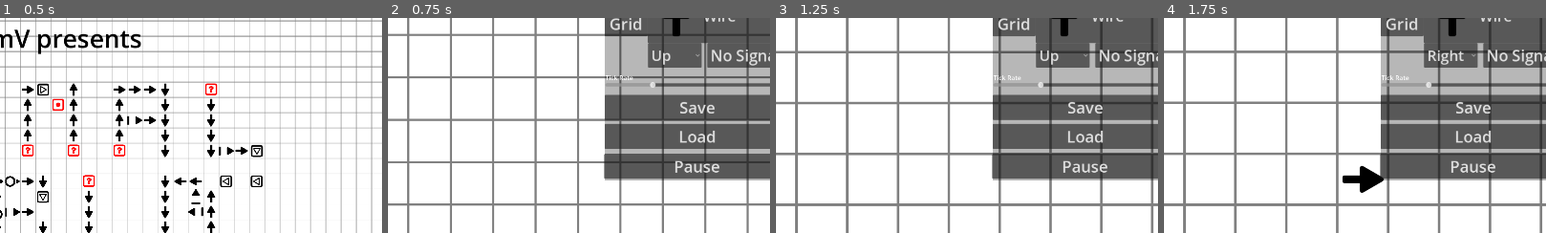
Above: before the commit, frames 1-4 (left to right).
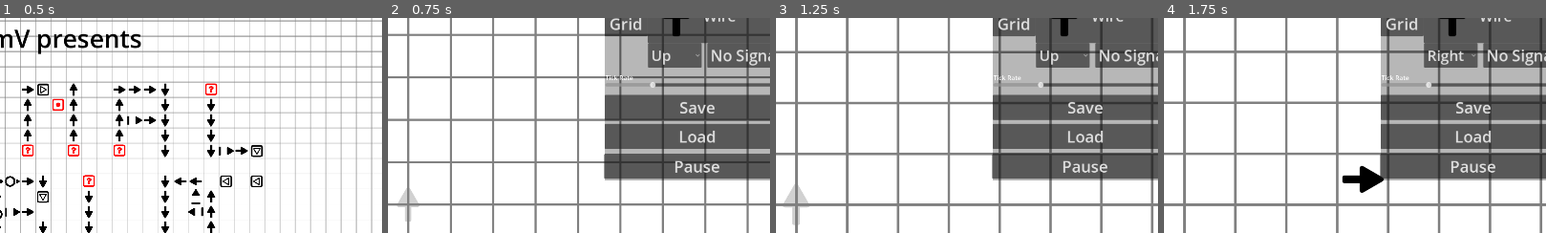
Above: after the commit, the same moments.

Repository: QuantumV2/SignalWorld
Game: Godot game, scene res://Scenes/TitleScreen.tscn
Two runs of this game, one before a commit and one after it. Both use one fixed random seed, a clock stepped at 60 frames per second and the inputs below.
Inputs (mouse positions are % of the whole screen's width and height, from its top left):
- Up to frame 1 (0.5 s): no input
- Up to frame 2 (0.75 s): click "START" at 0.5 s
- Up to frame 3 (1.25 s): no input
- Up to frame 4 (1.75 s): tap Enter (enter) at 1.25 s; move the mouse to (72, 45) at 1.27 s; hold D (right) from 1.28 s (still down); hold Enter (enter) from 1.28 s (still down); click (72, 45) at 1.42 s
The pictures show only the part of the screen within x 47-97%, y 7-57%; the shares and areas given below are measured in that part.

Frame 1 is identical in both runs. In frame 2, 0.3% of the frame differs, in the area x 2-9%, y 79-95%; in frame 3, 0.4%, in the area x 2-9%, y 77-97%; in frame 4, less than 0.1%.

Commit message:
no longer hold an entire empty cell object in memory and instead use nulls (which causes a huge performance boost)
also preview cell

Diff:
--- a/Scenes/game.tscn
+++ b/Scenes/game.tscn
@@ -9,6 +9,10 @@
 [ext_resource type="Texture2D" uid="uid://dnxyf2sdaijof" path="res://Images/tileset.svg" id="6_4k7gr"]
 [ext_resource type="Texture2D" uid="uid://b5sg0v8mg8dnk" path="res://Images/colors.png" id="6_58r07"]
 
+[sub_resource type="AtlasTexture" id="AtlasTexture_tltqf"]
+atlas = ExtResource("6_4k7gr")
+region = Rect2(0, 0, 128, 128)
+
 [sub_resource type="AtlasTexture" id="AtlasTexture_8bnvh"]
 atlas = ExtResource("6_4k7gr")
 region = Rect2(0, 0, 128, 128)
@@ -59,6 +63,11 @@
 
 [node name="Game" type="Node2D"]
 position = Vector2(1, 0)
+
+[node name="PreviewCell" type="Sprite2D" parent="."]
+unique_name_in_owner = true
+modulate = Color(1, 1, 1, 0.180392)
+texture = SubResource("AtlasTexture_tltqf")
 
 [node name="TileMaps" type="Node2D" parent="."]
 unique_name_in_owner = true
--- a/Scripts/GameHandler.gd
+++ b/Scripts/GameHandler.gd
@@ -34,6 +34,25 @@
 			%CellMap.set_cell(Vector2i(x,y)+rct.position)
 			%ColorMap.set_cell(Vector2i(x,y)+rct.position)
 
+func display_cell_preview(event: InputEvent = null):
+	if event:
+		var camera_zoom = %Camera2D.zoom
+		var origin_pos = %CamOrigin.position
+		var event_pos = event.position / camera_zoom + origin_pos - get_viewport().get_visible_rect().size / (2 * camera_zoom)
+
+		var cell_size = Vector2(128, 128)
+		var half_cell = cell_size / 2
+
+		%PreviewCell.position = (event_pos / cell_size).floor() * cell_size + half_cell
+
+	var selected_texture = %CellOptions.get_item_icon(%CellOptions.selected)
+	if %PreviewCell.texture != selected_texture:
+		%PreviewCell.texture = selected_texture
+
+	var selected_rotation = Global.RotToDeg[%RotationOptions.selected]
+	if %PreviewCell.rotation_degrees != selected_rotation:
+		%PreviewCell.rotation_degrees = selected_rotation
+
 func change_tick_rate(value: float):
 	Global.tick_speed = value*60
 
@@ -55,13 +74,15 @@
 			var is_powered: int = Global.PowerTypes[color_tile_atlas_coords]
 
 			var cell_type = Global.CellTypes[tile_data.get_custom_data("CellTypes")] if tile_atlas_coords != Vector2i(-1, -1) else -1
-
-			result[x][y] = {
-				"type": cell_type,
-				"powered": is_powered,
-				"rotation": Global.get_tile_data_rotation(tile_alt),
-				"position": current_pos,
-			}
+			if cell_type >= 0:
+				result[x][y] = {
+					"type": cell_type,
+					"powered": is_powered,
+					"rotation": Global.get_tile_data_rotation(tile_alt),
+					"position": current_pos,
+				}
+			else:
+				result[x][y] = null
 
 	return Global.array_to_dict_recursive(result)
 
@@ -105,14 +126,14 @@
 func is_valid_cell(x, y, grid):
 	if x < 0 or x >= grid.size() or y < 0 or y >= grid[0].size():
 		return false
-	if grid[x][y]['type'] == -1:
+	if grid[x][y] == null or grid[x][y]['type'] == -1:
 		return false
 	# Check for active blockers
 	var dirs = [Vector2i.UP, Vector2i.RIGHT, Vector2i.DOWN, Vector2i.LEFT]
 	for dir in dirs:
 		var bx = x + dir.x
 		var by = y + dir.y
-		if is_cell_in_grid(bx, by, grid) and grid[bx][by]['type'] == Global.CellTypes.Blocker:
+		if is_cell_in_grid(bx, by, grid) and grid[bx][by] != null and grid[bx][by]['type'] == Global.CellTypes.Blocker:
 			var blocker_dir = dirs[grid[bx][by]['rotation'] / 90]
 			if blocker_dir == -dir and grid[bx][by]['powered']:
 				return false
@@ -128,7 +149,7 @@
 		var nx = x + dir.x
 		var ny = y + dir.y
 
-		if is_valid_cell(nx, ny, curr_grid) and next_grid[nx][ny]['type'] != 8:
+		if is_valid_cell(nx, ny, curr_grid):
 			set_grid_cell_power(next_grid, nx, ny, 3)
 
 func do_AND_cell(curr_cell, x, y):
@@ -270,12 +291,13 @@
 func replace_temp_energy(grid: Dictionary):
 	for x in range(grid.size()):
 		for y in range(grid[0].size()):
-			if grid[x][y]['powered'] == 3:
-				grid[x][y]['powered'] = 1
+			if grid[x][y] != null:
+				if grid[x][y]['powered'] == 3:
+					grid[x][y]['powered'] = 1
 
 func process_cell(tilemap: TileMapLayer, colormap: TileMapLayer, arr: Dictionary, x: int, y: int):
 	var curr_cell = arr[x][y]
-	if curr_cell['type'] != -1:
+	if curr_cell != null and curr_cell['type'] != -1:
 		var atlas_coords = Global.CellTypesAtlCoords[int(curr_cell["type"])]
 		tilemap.set_cell(curr_cell['position'], 2, atlas_coords, Global.RotationDict[int(curr_cell['rotation'])])
 		colormap.set_cell(curr_cell['position'], 0, Global.PowerTypesAtl[int(curr_cell['powered'])])
@@ -286,7 +308,7 @@
 
 	for x in range(width):
 		for y in range(height):
-			if arr[x][y]['type'] != -1:
+			if arr[x][y] != null and arr[x][y]['type'] != -1:
 				process_cell(tilemap, colormap, arr, x, y)
 
 func update_gamestate():
@@ -302,12 +324,15 @@
 
 	for x in range(width):
 		for y in range(height):
-			if curr_grid[x][y]['type'] != -1:
+			if curr_grid[x][y] != null and curr_grid[x][y]['type'] != -1:
+				var c = curr_grid[x][y]
 				process_game_cell(x, y)
 	replace_temp_energy(next_grid)
 	curr_grid = next_grid.duplicate(true)
 
 func turn_off_if_invalid(x,y):
+	if next_grid[x][y] == null:
+		return true
 	if !is_valid_cell(x,y,next_grid) :
 		#curr_grid[x][y]['powered'] = 0
 		next_grid[x][y]['powered'] = 0
--- a/Scripts/Global.gd
+++ b/Scripts/Global.gd
@@ -16,6 +16,14 @@
 	180: TileTransform.ROTATE_180,
 	270: TileTransform.ROTATE_270,
 }
+
+const RotToDeg:Dictionary = {
+	0:0,
+	1:90,
+	2:180,
+	3:270,
+}
+
 const RotationInd:Dictionary  ={
 	0: 0,
 	1: TileTransform.ROTATE_90,
--- a/Scripts/cam_origin.gd
+++ b/Scripts/cam_origin.gd
@@ -16,6 +16,7 @@
 
 func _input(event: InputEvent) -> void:
 	if event is InputEventMouseMotion:
+		%GameHandler.display_cell_preview(event)
 		if event.button_mask == MOUSE_BUTTON_MASK_MIDDLE:
 			position -= event.relative / %Camera2D.zoom
 		if not %UI.mouse_over:
--- a/Scripts/ui.gd
+++ b/Scripts/ui.gd
@@ -44,6 +44,7 @@
 		%RotationOptions.selected = 1
 	elif event.is_action_pressed("down"):
 		%RotationOptions.selected = 2
+	%GameHandler.display_cell_preview()
 
 func _on_pause_pressed() -> void:
 	%GameHandler.paused = !%GameHandler.paused
Not shown: 1 places in Scenes/game.tscn that only renumber resources
